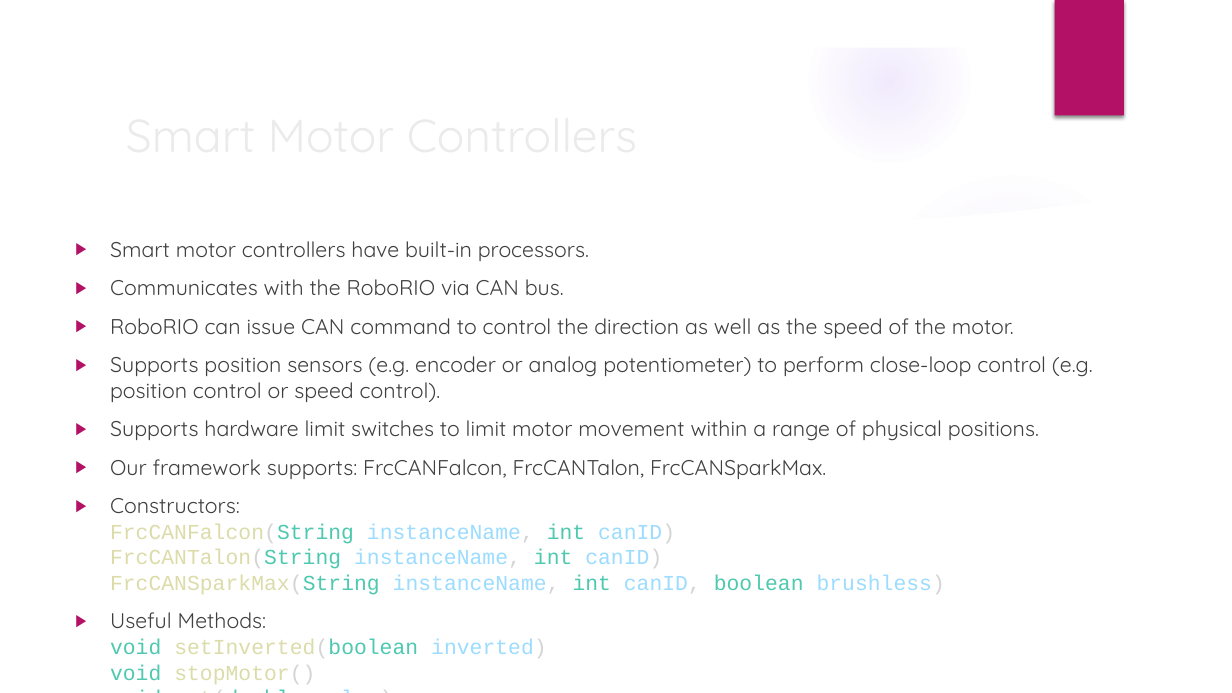
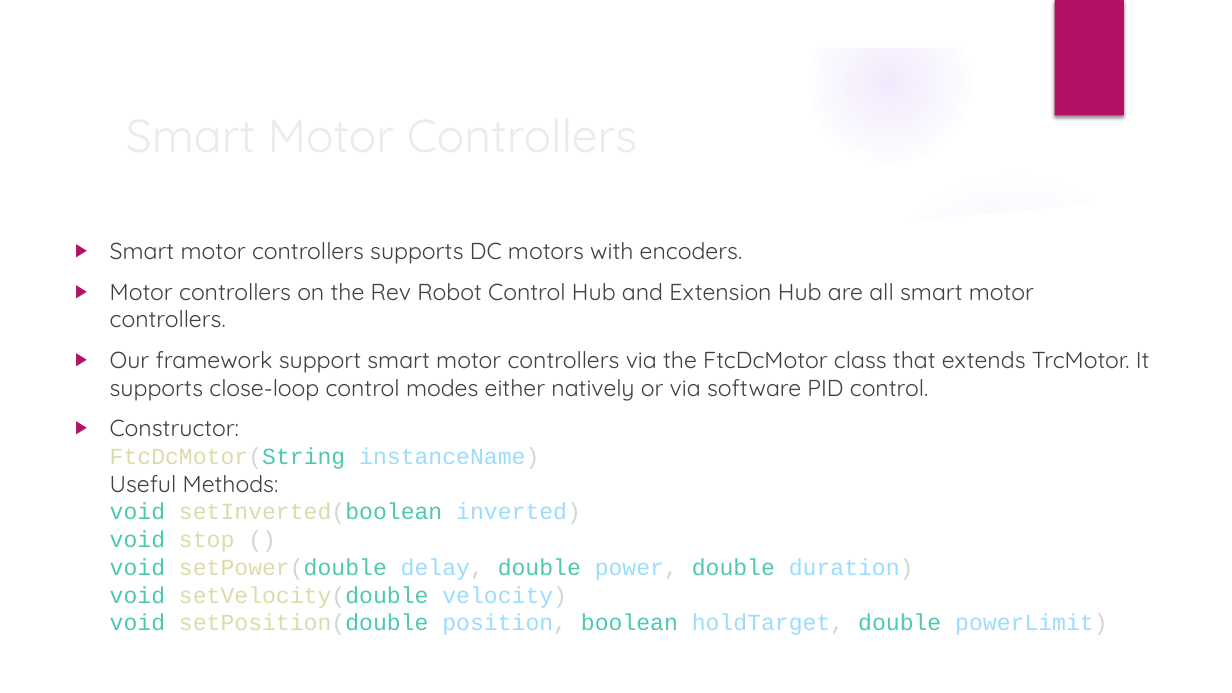
Before and after one commit to trc492/FrcProgrammingClass, a slide deck: slide 15 of FtcLessons/2-BasicRobotComponents.pptx (slide 17 before the commit). Drawn at 1232x693 pixels with LibreOffice and Linux fonts; fonts in the diff are those of the drawing; background and template pictures are left out. Boxes give left, top, right and bottom in pixels: in the first picture for what was removed or moved away, otherwise in the second. Text is boxed around its words. In the diff, an @@ line names an element or a change of style, - is before the commit and + after.

```diff
--- a/FtcLessons/2-BasicRobotComponents.pptx
+++ b/FtcLessons/2-BasicRobotComponents.pptx
@@ text at bbox=[110, 242, 1150, 635]: text changed; size 16.6 to 18 pt @@
-▶ Smart motor controllers have built-in processors.
-▶ Communicates with the RoboRIO via CAN bus.
-▶ RoboRIO can issue CAN command to control the direction as well as the speed of the motor.
-▶ Supports position sensors (e.g. encoder or analog potentiometer) to perform close-loop control (e.g. position control or speed control).
-▶ Supports hardware limit switches to limit motor movement within a range of physical positions.
-▶ Our framework supports: FrcCANFalcon, FrcCANTalon, FrcCANSparkMax.
-▶ Constructors:
-  FrcCANFalcon(String instanceName, int canID)
-  FrcCANTalon(String instanceName, int canID)
-  FrcCANSparkMax(String instanceName, int canID, boolean brushless)
-▶ Useful Methods:
-  void setInverted(boolean inverted)
-  void stopMotor()
-  void set(double value)
-  void set(double delay, double value, double duration)
+▶ Smart motor controllers supports DC motors with encoders.
+▶ Motor controllers on the Rev Robot Control Hub and Extension Hub are all smart motor controllers.
+▶ Our framework support smart motor controllers via the FtcDcMotor class that extends TrcMotor. It supports close-loop control modes either natively or via software PID control.
+▶ Constructor:
+  FtcDcMotor(String instanceName)
+  Useful Methods:
+  void setInverted(boolean inverted)
+  void stop ()
+  void setPower(double delay, double power, double duration)
+  void setVelocity(double velocity)
+  void setPosition(double position, boolean holdTarget, double powerLimit)
```
Also in this commit, not shown: 25 other slides changed, 6 slides removed, 10 other files.
